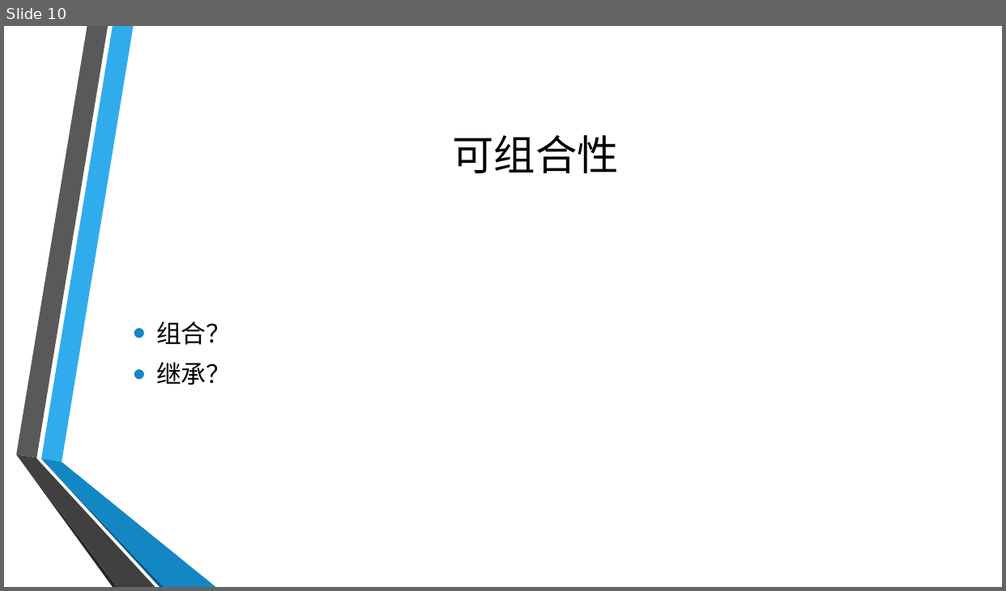
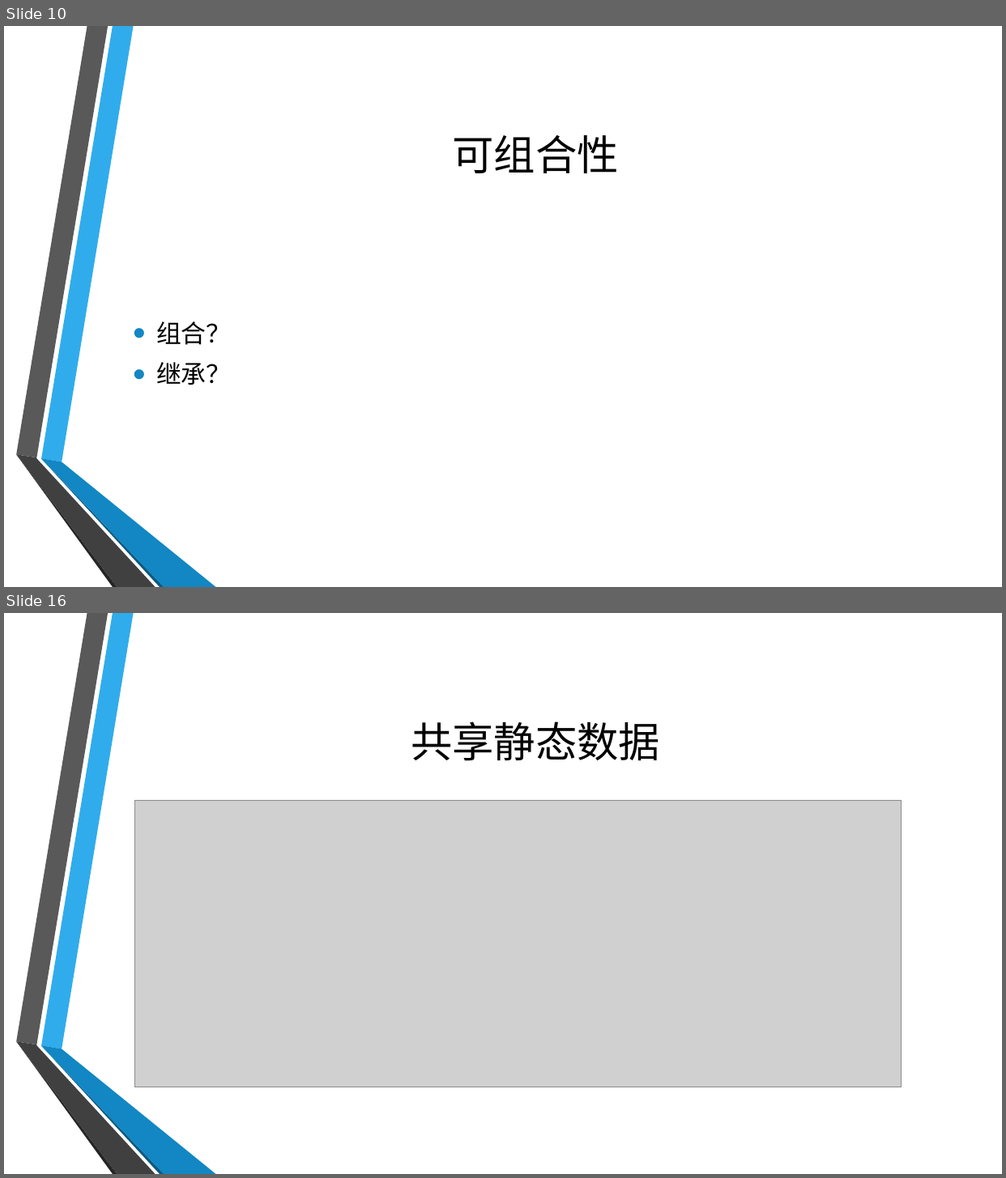
Before and after one commit to GloryXu/spring-cloud, a slide deck: Micro Service.pptx. Shown one above the other, each under a label of ours: slide 10 before the commit, slides 10 and 16 after it; the slides between them are not shown. The pictures are 1006x591 and 1006x1178 pixels, drawn with LibreOffice and Linux fonts; fonts in the diff are those of the drawing; grey boxes stand for pictures; background and template pictures are left out. Boxes give left, top, right and bottom in pixels: in the first picture for what was removed or moved away, otherwise in the second. Text is boxed around its words. In the diff, an @@ line names an element or a change of style, - is before the commit and + after.

```diff
--- a/Micro Service.pptx
+++ b/Micro Service.pptx
@@ slide 16 added at bbox=[4, 613, 1002, 1174], background picture (left out); not listed: 6 template elements that a slide beside it also shows @@
@@ title added at bbox=[411, 722, 660, 761], 40 pt, text #000000 @@
+共享静态数据
@@ picture added at bbox=[135, 800, 901, 1088] @@
```
Also in this commit, not shown: 12 other slides added, 2 other files.
